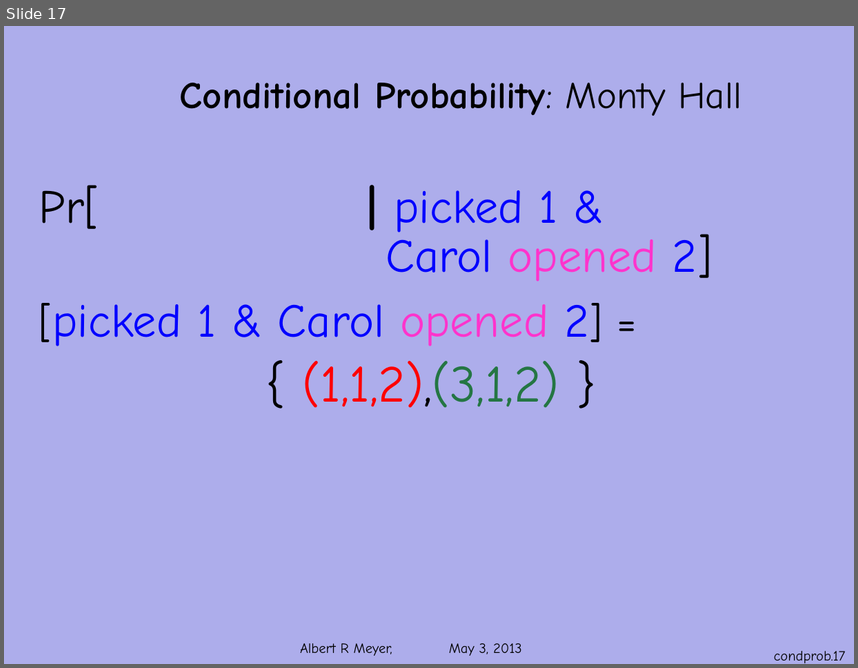
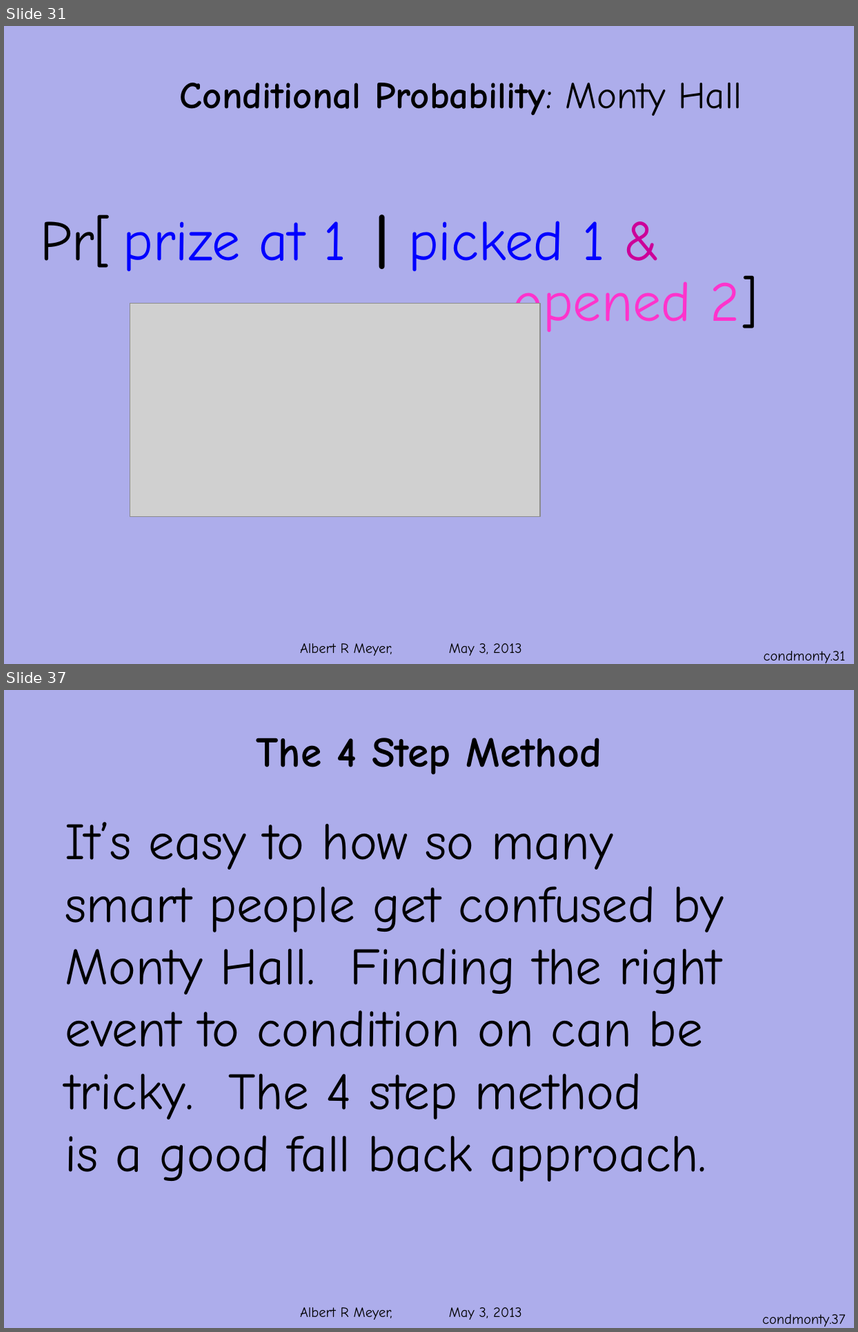
Before and after one commit to armeyer/mcs_web, a slide deck: spring13/slides13/conditional-monty.pptx. Shown one above the other, each under a label of ours: slide 17 before the commit, slides 31 and 37 after it; the slides between them are not shown. The pictures are 858x668 and 858x1332 pixels, drawn with LibreOffice and Linux fonts; fonts in the diff are those of the drawing; grey boxes stand for pictures; background and template pictures are left out. Boxes give left, top, right and bottom in pixels: in the first picture for what was removed or moved away, otherwise in the second. Text is boxed around its words. In the diff, an @@ line names an element or a change of style, - is before the commit and + after.

Commit message:
add cp14m, edit prob-conditional conditional-monty.pptx

```diff
--- a/spring13/slides13/conditional-monty.pptx
+++ b/spring13/slides13/conditional-monty.pptx
@@ slide 37 added at (x1=4, y1=690, x2=854, y2=1328), background #ADADEB; not listed: 1 template element that a slide beside it also shows @@
@@ title added at (x1=256, y1=738, x2=602, y2=775), 36 pt, text #000000, bold @@
+The 4 Step Method
@@ text added at (x1=65, y1=822, x2=724, y2=1181), 44 pt, text #000000 @@
+It’s easy to how so many
+smart people get confused by
+Monty Hall. Finding the right
+event to condition on can be
+tricky. The 4 step method
+is a good fall back approach.
@@ page number added at (x1=762, y1=1314, x2=845, y2=1326), 12 pt, text #000000 @@
+condmonty.37
@@ what was slide 17 is now slide 31 @@
@@ slide 31 changed as well @@
@@ text at (x1=40, y1=214, x2=758, y2=339): text changed; size 40 to 48 pt @@
-Pr[ | picked 1 &
-Carol opened 2]
-[picked 1 & Carol opened 2] =
-{ (1,1,2),(3,1,2) }
+Pr[ prize at 1 | picked 1 &
+opened 2]
@@ picture added at (x1=130, y1=303, x2=540, y2=517) @@
@@ page number at (x1=764, y1=650, x2=846, y2=663): text changed @@
-condprob.17
+condmonty.31
```
Also in this commit, not shown: 15 other slides changed, 17 other slides added, 1 slide removed, 2 other files.
